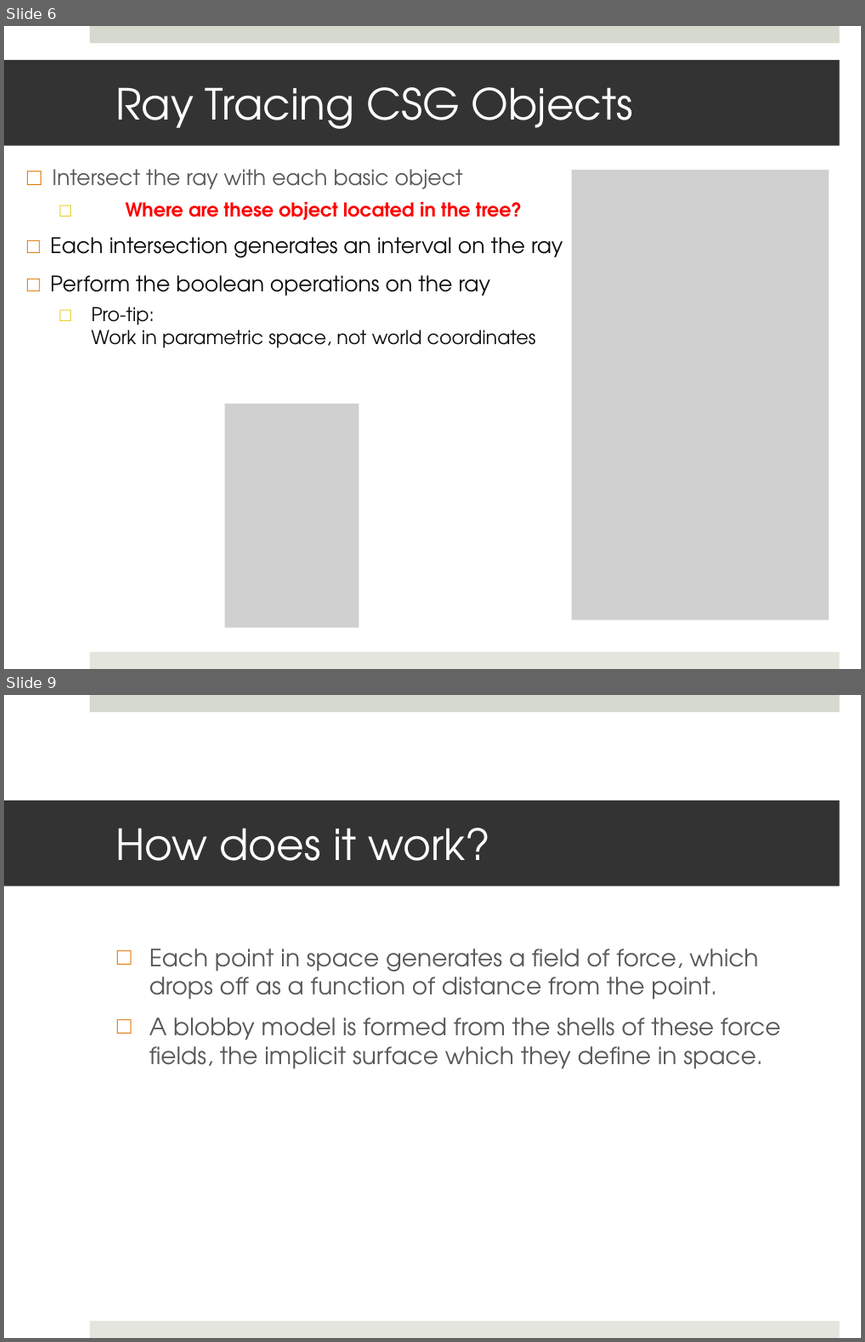
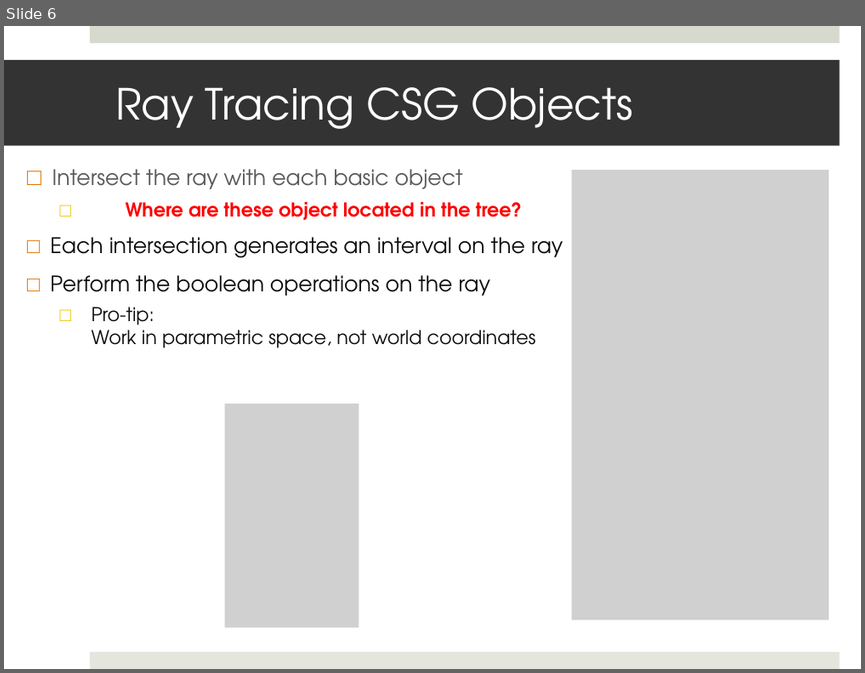
Before and after one commit to shaffer1/UIllinois_Rendering, a slide deck: Lecture 37 - Implicits.pptx. Shown one above the other, each under a label of ours: slides 6 and 9 before the commit, slide 6 after it; the slides between them are not shown. The pictures are 865x1342 and 865x673 pixels, drawn with LibreOffice and Linux fonts; fonts in the diff are those of the drawing; grey boxes stand for pictures. Boxes give left, top, right and bottom in pixels: in the first picture for what was removed or moved away, otherwise in the second. Text is boxed around its words. In the diff, an @@ line names an element or a change of style, - is before the commit and + after.

```diff
--- a/Lecture 37 - Implicits.pptx
+++ b/Lecture 37 - Implicits.pptx
@@ slide 9 removed at (4, 695, 861, 1338), background #FFFFFF; not listed: 2 template elements that a slide beside it also shows @@
@@ title removed at (4, 800, 840, 886) @@
-How does it work?
@@ text removed at (149, 948, 781, 1069) @@
-□ Each point in space generates a field of force, which drops off as a function of distance from the point.
-□ A blobby model is formed from the shells of these force fields, the implicit surface which they define in space.
```
Also in this commit, not shown: 3 slides changed, 1 slide added, 1 other slide removed.
